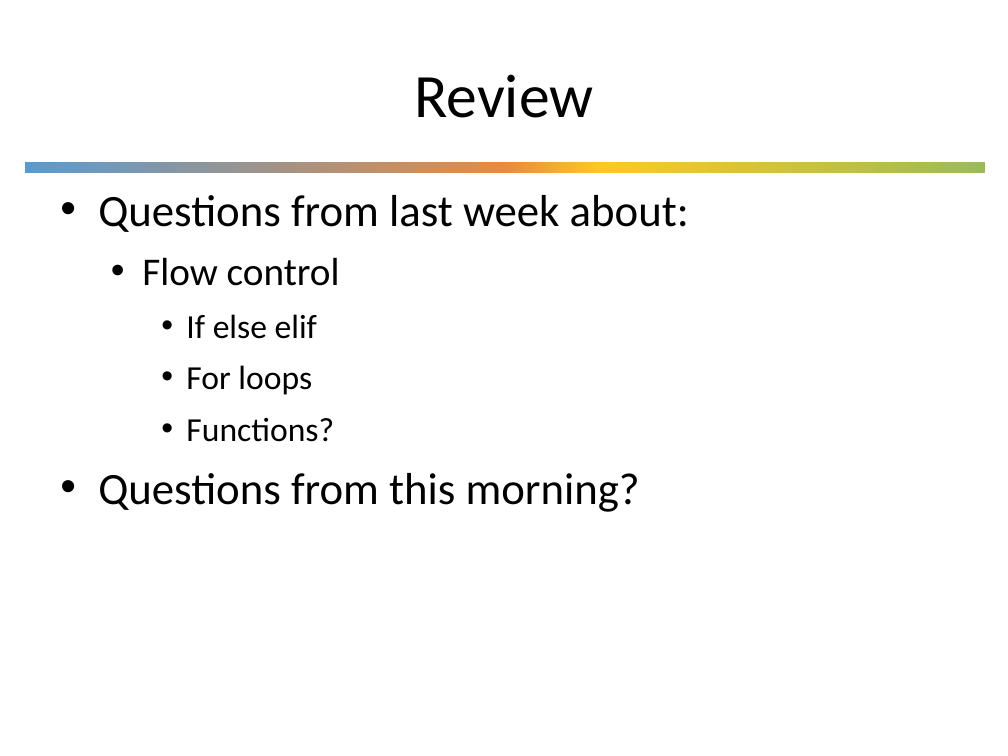
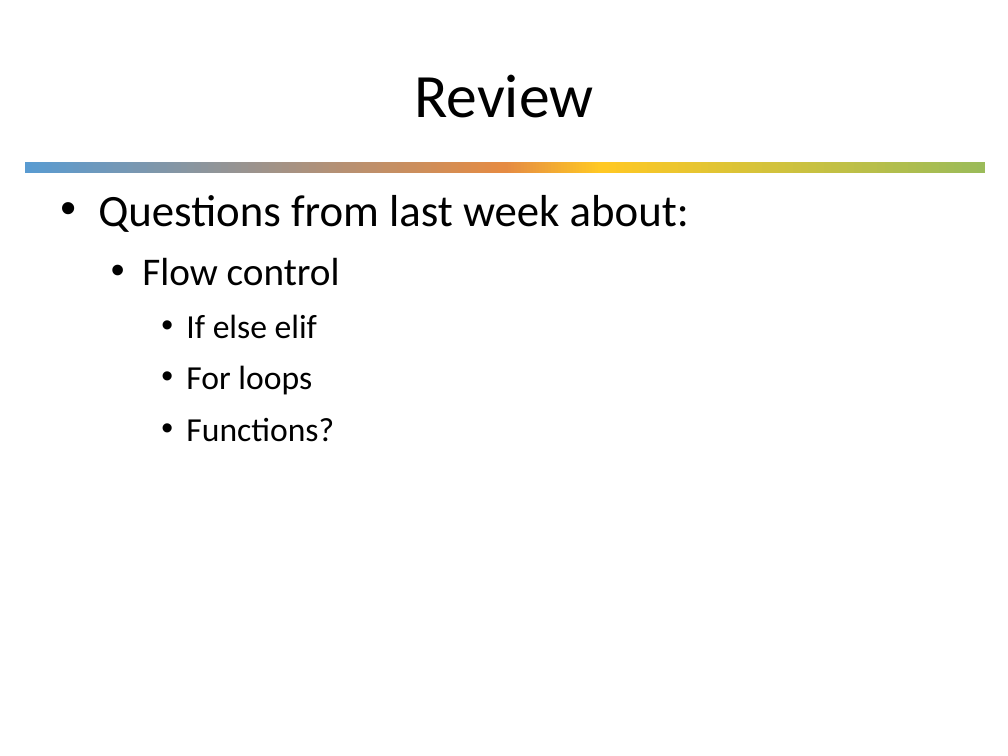
Before and after one commit to UWDIRECT/UWDIRECT.github.io, a slide deck: slide 2 of Wi19_content/SEDS/L6.NothingToSomething.pptx. Drawn at 1008x756 pixels with LibreOffice and Linux fonts; fonts in the diff are those of the drawing; background and template pictures are left out. Boxes give left, top, right and bottom in pixels: in the first picture for what was removed or moved away, otherwise in the second. Text is boxed around its words. In the diff, an @@ line names an element or a change of style, - is before the commit and + after.

```diff
--- a/Wi19_content/SEDS/L6.NothingToSomething.pptx
+++ b/Wi19_content/SEDS/L6.NothingToSomething.pptx
@@ text at bbox=[98, 473, 640, 512]: paragraph removed @@
-• Questions from this morning?
```
Also in this commit, not shown: 6 other files.
